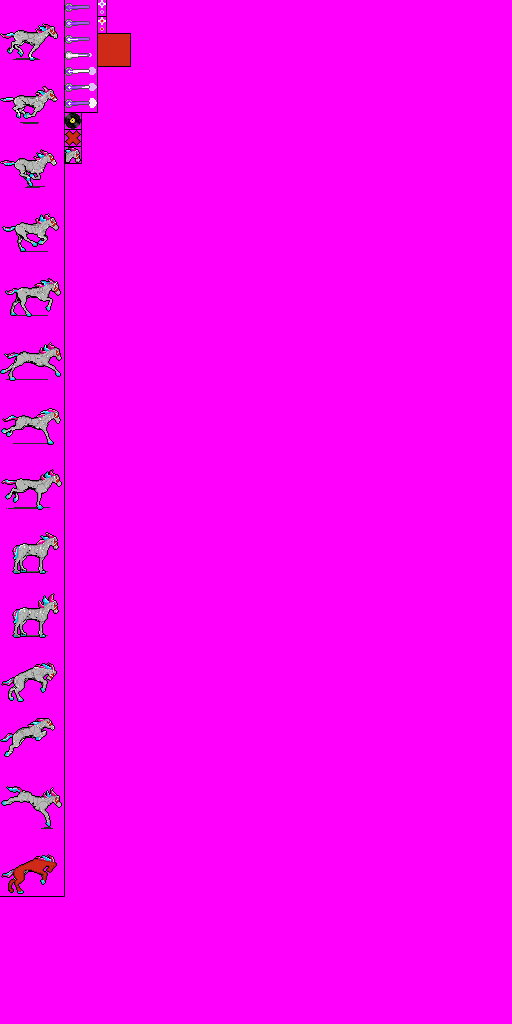
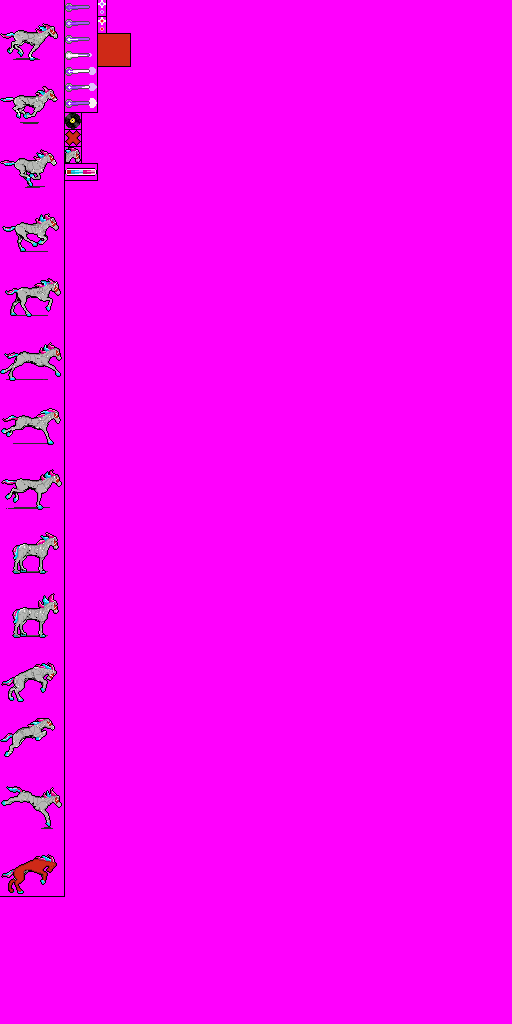
Before/after of a 512 × 1024 layered artwork. What changed in the layer stack:
painted on "Separators" over [65, 163, 98, 181]
added layer "Lifebar fill" above "Lifebar" over [67, 170, 95, 174]
added layer "Lifebar" above "Life" over [65, 168, 97, 176]
